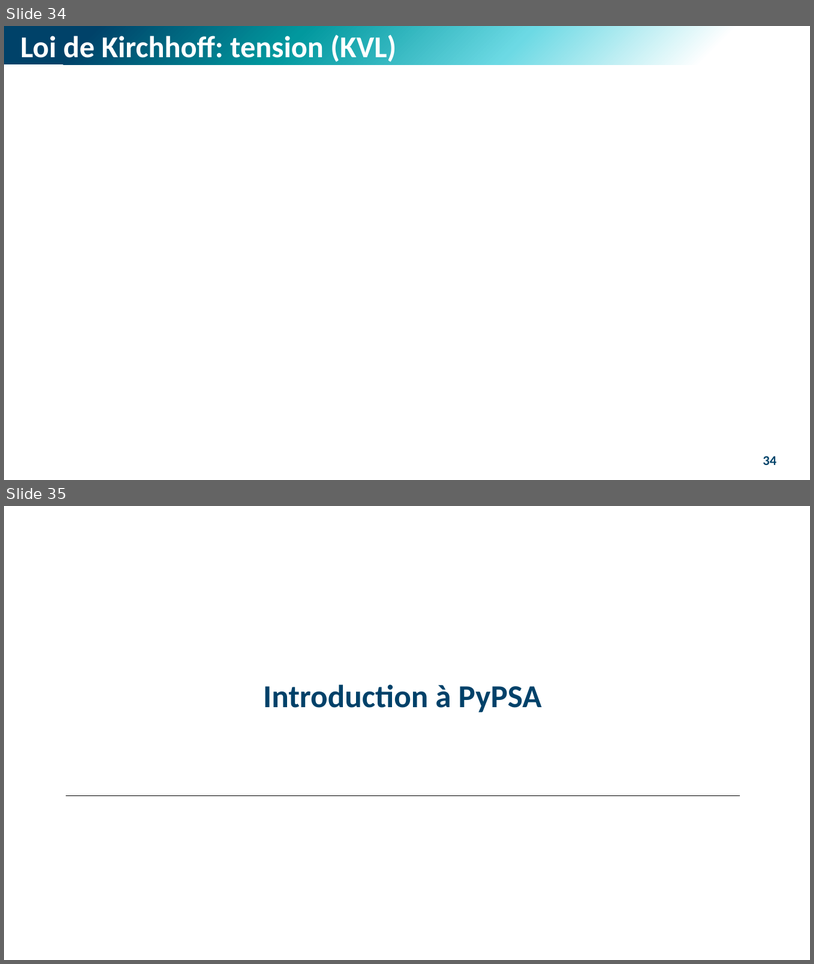
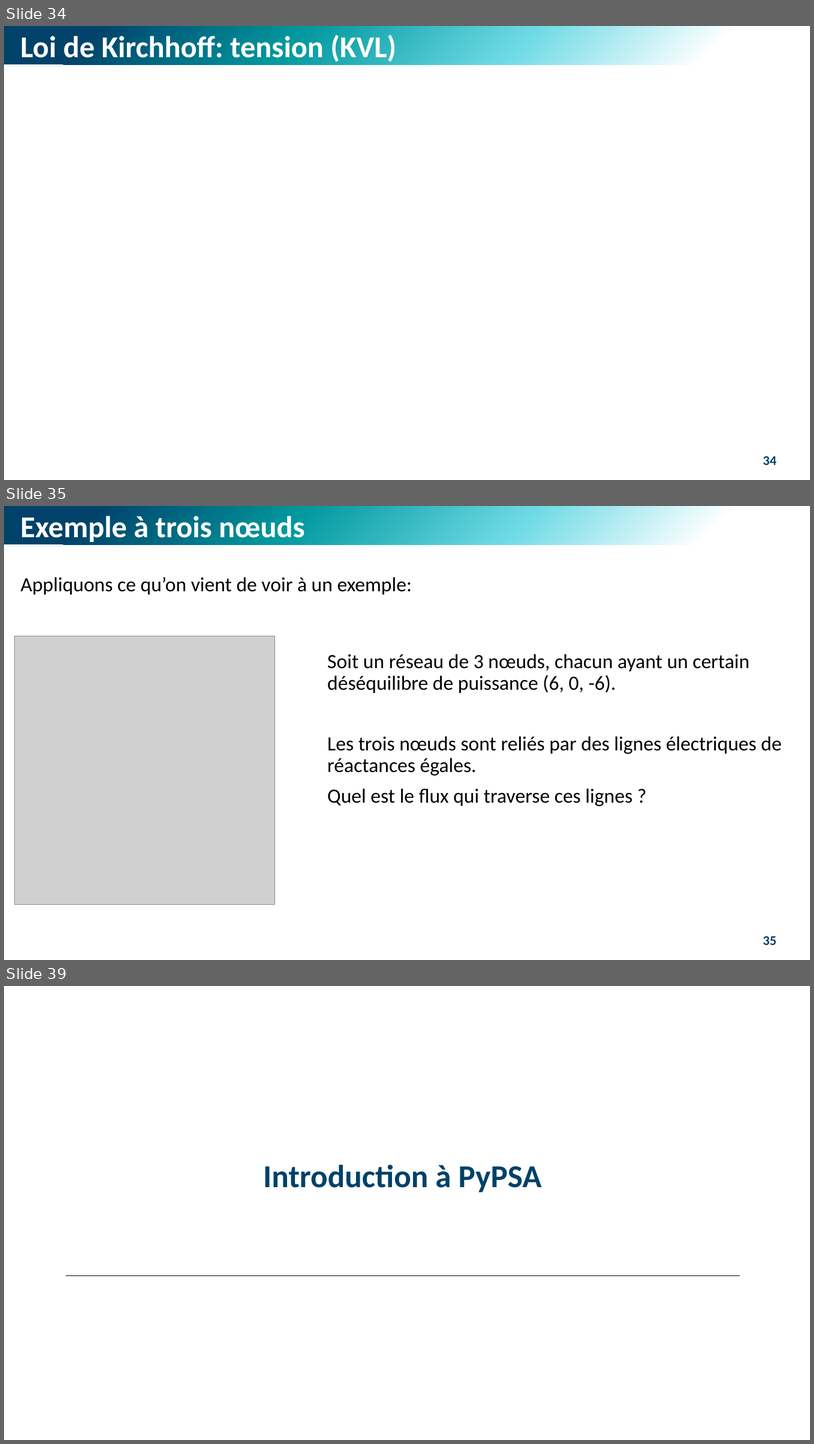
Before and after one commit to M-Berthelin/energy_mod_ISEL_MIX5, a slide deck: slides/3_Mod.pptx. Shown one above the other, each under a label of ours: slides 34 and 35 before the commit, slides 34, 35 and 39 after it; the slides between them are not shown. The pictures are 814x964 and 814x1444 pixels, drawn with LibreOffice and Linux fonts; fonts in the diff are those of the drawing; grey boxes stand for pictures. Boxes give left, top, right and bottom in pixels: in the first picture for what was removed or moved away, otherwise in the second. Text is boxed around its words. In the diff, an @@ line names an element or a change of style, - is before the commit and + after.

```diff
--- a/slides/3_Mod.pptx
+++ b/slides/3_Mod.pptx
@@ slide 35 added at (4, 506, 810, 960), background #FFFFFF @@
@@ rectangle added at (4, 506, 810, 545), fill gradient #004269 to #01989E to #6CD9E4 to #FFFFFF @@
@@ text added at (20, 516, 305, 542), 36 pt, text #FFFFFF, bold @@
+Exemple à trois nœuds
@@ text added at (21, 577, 412, 595), 24 pt, text #000000 @@
+Appliquons ce qu’on vient de voir à un exemple:
@@ picture added at (14, 636, 275, 904) @@
@@ text added at (327, 654, 782, 806), 24 pt, text #000000 @@
+Soit un réseau de 3 nœuds, chacun ayant un certain déséquilibre de puissance (6, 0, -6).
+Les trois nœuds sont reliés par des lignes électriques de réactances égales.
+Quel est le flux qui traverse ces lignes ?
@@ page number added at (763, 936, 777, 945), 16 pt, text #004269, bold @@
+35
@@ what was slide 35 is now slide 39 @@
```
Also in this commit, not shown: 3 other slides added, 10 other files.
